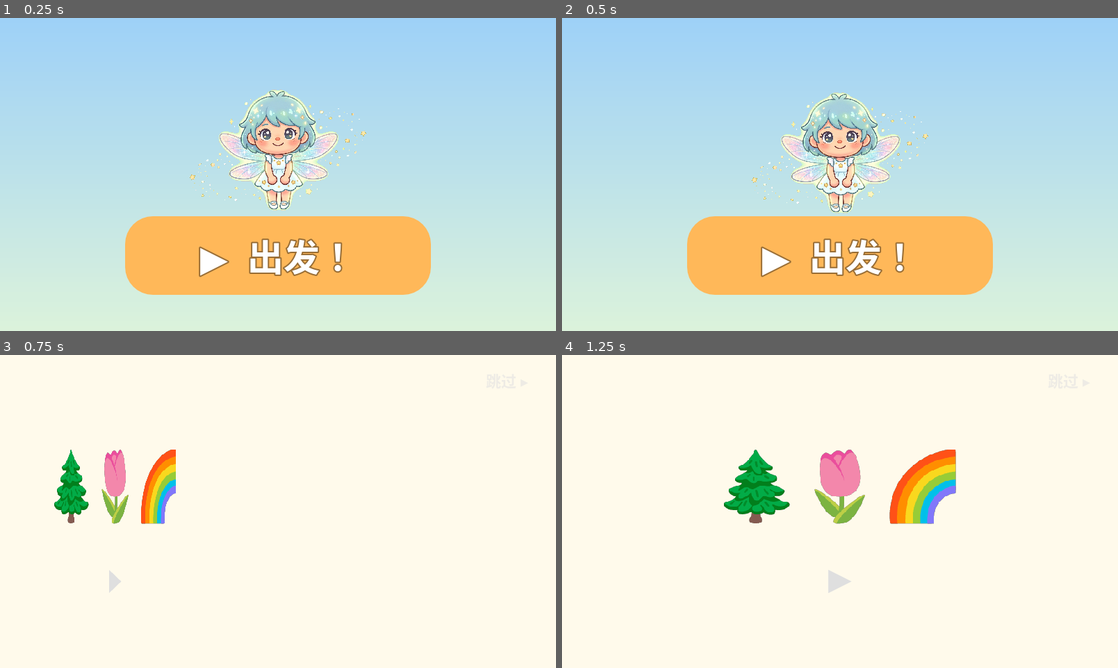
Above: before the commit, frames 1-4 (two rows, left to right).
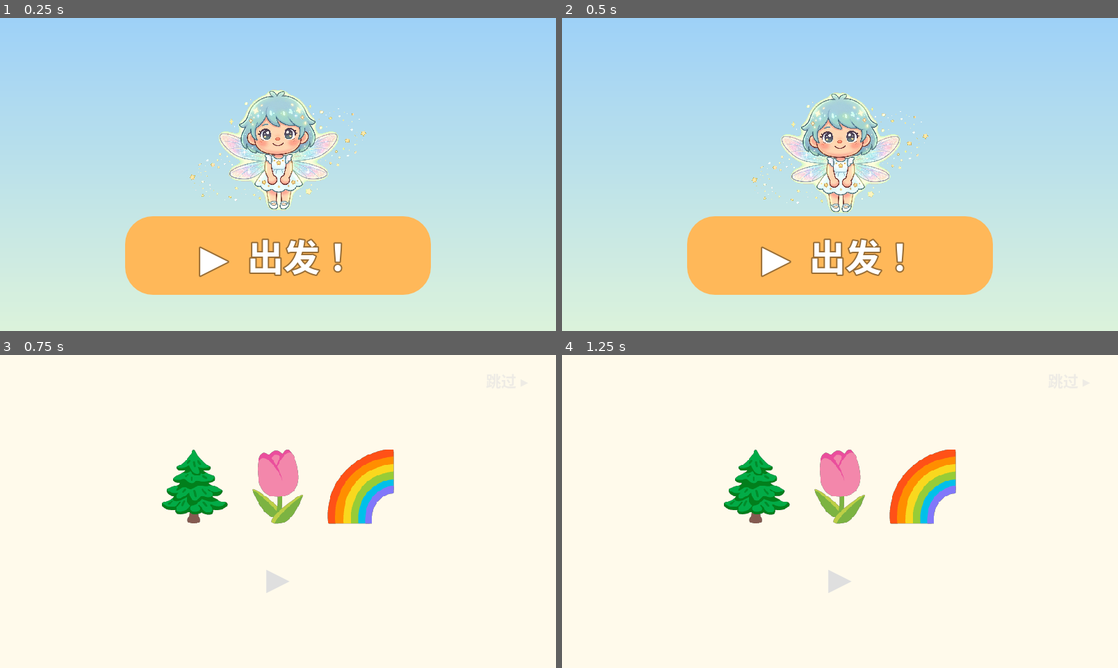
Above: after the commit, the same moments.

Repository: hoveychen/maliang
Game: Godot game, scene res://menu.tscn
The game is run twice, just before and just after one commit, with the same random seed, the same clock (stepped at 60 frames per second) and the same inputs. Sound files missing from this copy of the repository are replaced by a short silence.
Inputs:
- Up to frame 1 (0.25 s): no input
- Up to frame 2 (0.5 s): no input
- Up to frame 3 (0.75 s): click "▶ 出发！" at 0.5 s
- Up to frame 4 (1.25 s): no input

Frames 1-2 are identical in both runs. In frame 3, 7.5% of the frame differs, in the area x 9-71%, y 30-76%; in frame 4, nothing differs.

Commit message:
feat(audio): 三场景接入 BGM+音效——menu/onboarding 垫底单段+world 三段轮换，语音链路自动 duck；按钮/翻页/选项/录音起止/听到/没听清/出场欢呼/形象揭晓/情绪气泡/点地标记全挂音效

Diff:
--- a/scripts/menu.gd
+++ b/scripts/menu.gd
@@ -6,12 +6,18 @@
 var _fairy: TextureRect
 var _t := 0.0
 var _fairy_base_y := 0.0
+var game_audio: GameAudio
+var _leaving := false
 
 func _ready() -> void:
 	_setup_background()
 	_setup_fairy()
 	_setup_title()
 	_setup_buttons()
+	game_audio = GameAudio.new()
+	game_audio.name = "GameAudio"
+	add_child(game_audio)
+	game_audio.start_bgm([GameAudio.BGM_STEPS[0]]) # 菜单只垫最安静的第一段
 
 func _setup_background() -> void:
 	# 柔和天空渐变（与世界的天空色一脉相承）
@@ -105,7 +111,16 @@
 		_fairy.offset_bottom = _fairy_base_y + 178.0 + off
 
 func _on_start() -> void:
-	get_tree().change_scene_to_file("res://onboarding.tscn")
+	_go_to("res://onboarding.tscn")
 
 func _on_continue() -> void:
-	get_tree().change_scene_to_file("res://main.tscn")
+	_go_to("res://main.tscn")
+
+## 点按音效放完再切场景（本节点一切走音就断了）
+func _go_to(scene_path: String) -> void:
+	if _leaving:
+		return
+	_leaving = true
+	game_audio.play_sfx("click")
+	await get_tree().create_timer(0.15).timeout
+	get_tree().change_scene_to_file(scene_path)
--- a/scripts/onboarding.gd
+++ b/scripts/onboarding.gd
@@ -44,6 +44,7 @@
 var _page: Control = null          ## 当前页容器（翻页时旧页被收走）
 var _book: PanelContainer
 var _voice: AudioStreamPlayer
+var game_audio: GameAudio
 var _flipping := false
 var _story_auto_t := 0.0           ## story 页自动翻页倒计时（旁白结束后）
 
@@ -73,6 +74,10 @@
 	_setup_book()
 	_voice = AudioStreamPlayer.new()
 	add_child(_voice)
+	game_audio = GameAudio.new()
+	game_audio.name = "GameAudio"
+	add_child(game_audio)
+	game_audio.start_bgm([GameAudio.BGM_STEPS[0]]) # 旁白为主，音乐只垫底
 	api = Api.new()
 	api.name = "Api"
 	add_child(api)
@@ -139,7 +144,9 @@
 	skip.offset_left = -140.0
 	skip.offset_top = 16.0
 	skip.offset_bottom = 56.0
-	skip.pressed.connect(_finish)
+	skip.pressed.connect(func() -> void:
+		game_audio.play_sfx("click")
+		_finish())
 	add_child(skip)
 
 # ── 翻页与页面渲染 ─────────────────────────────────────────────────────────
@@ -156,6 +163,7 @@
 ## 书页翻转：旧页横向压扁（绕左脊）→ 新页展开。
 func _flip_to(next_page: Control) -> void:
 	_flipping = true
+	game_audio.play_sfx("page")
 	var old := _page
 	_page = next_page
 	if old != null:
@@ -240,6 +248,7 @@
 	if _flipping:
 		return
 	answers[String(p["field"])] = String(opt["value"])
+	game_audio.play_sfx("select")
 	_play(String(opt.get("voice", "")))
 	# 选中反馈：弹一下再翻页
 	btn.pivot_offset = btn.size * 0.5
@@ -300,6 +309,7 @@
 	if _intro_recording:
 		return
 	_voice.stop() # 别和旁白抢
+	game_audio.play_sfx("mic_on")
 	_intro_recording = true
 	_intro_pcm = PackedByteArray()
 	_intro_status.text = "🔴"
@@ -312,6 +322,7 @@
 	if not _intro_recording:
 		return
 	_intro_recording = false
+	game_audio.play_sfx("mic_off")
 	_drain_intro()
 	mic.stop()
 	_intro_status.text = "⏳"
@@ -368,11 +379,13 @@
 		_next_page()
 		return
 	_intro_status.text = "🎤"
+	game_audio.play_sfx("oops")
 	_play("ob_intro_retry")
 
 func _on_intro_confirm(yes: bool) -> void:
 	_intro_confirm.visible = false
 	if yes:
+		game_audio.play_sfx("confirm")
 		answers["name"] = String(_pending.get("name", ""))
 		answers["nickname"] = String(_pending.get("nickname", "小朋友"))
 		answers["intro"] = String(_pending.get("transcript", ""))
@@ -471,11 +484,13 @@
 	_gen_status.text = "✨"
 	_gen_img.texture = _prefetch_tex
 	_gen_img.visible = true
+	game_audio.play_sfx("reveal")
 	_play("ob_confirm")
 	_gen_confirm.visible = true
 
 func _on_gen_confirm(yes: bool) -> void:
 	if yes:
+		game_audio.play_sfx("confirm")
 		answers["sprite_asset"] = _prefetch_hash
 		_next_page()
 		return
@@ -493,6 +508,8 @@
 		_start_avatar_prefetch() # 答案已齐：说话确认的同时后台生形象（生图 ~1min 重叠掉）
 
 func _process(delta: float) -> void:
+	# 旁白/录音时压低 BGM，让位给人声
+	game_audio.set_ducked(_voice.playing or _intro_recording)
 	if _intro_recording:
 		_drain_intro() # 录音时持续排空采集缓冲（端侧喂插件/服务端攒整段）
 	if _story_auto_t > 0.0 and not _flipping:
--- a/scripts/world.gd
+++ b/scripts/world.gd
@@ -84,6 +84,7 @@
 var _executors: Array = []        ## 活跃的 BehaviorExecutor
 var _fairy_drift_t := 0.0         ## 小仙子漂移/浮动相位
 var fairy_voice: FairyVoice       ## 预制台词播放器（构建期 TTS，运行期零调用）
+var game_audio: GameAudio         ## BGM + 音效（语音/思考时自动 duck）
 var _fairy_bubble: Label3D        ## 小仙子说话时的 ♪ 气泡
 var _fairy_greeted := false       ## 每次启动只问候一次
 var _fairy_chat_t := 3.0          ## 下一次闲聊倒计时（首次 ~3s 内问候）
@@ -151,6 +152,10 @@
 	add_child(_mic)
 	_tts_player = AudioStreamPlayer.new()
 	add_child(_tts_player)
+	game_audio = GameAudio.new()
+	game_audio.name = "GameAudio"
+	add_child(game_audio)
+	game_audio.start_bgm() # 三段渐进 loop 轮换
 
 func _setup_environment() -> void:
 	var light := DirectionalLight3D.new()
@@ -531,6 +536,9 @@
 	_check_approach()
 	_update_fairy(delta)
 	_step_voice(delta)
+	# 语音链路占用时压低 BGM，给人声让路（与开放麦闭麦判定同一组信号）
+	game_audio.set_ducked(_recording or thinking_label.visible or _tts_player.playing \
+			or (fairy_voice != null and fairy_voice.is_playing()))
 	# 视角缓动（跟随 ↔ lock 的 pitch/dist 过渡）
 	var t := minf(1.0, CAM_EASE * delta)
 	_cur_pitch = lerpf(_cur_pitch, _target_pitch, t)
@@ -814,6 +822,7 @@
 	_tap_marker_logical = logical
 	_tap_marker_t = TAP_MARKER_LIFE
 	_tap_marker.visible = true
+	game_audio.play_sfx("pluck")
 
 func _update_tap_marker(delta: float) -> void:
 	if _tap_marker == null or not _tap_marker.visible:
@@ -907,6 +916,7 @@
 
 func _enter_interaction(npc: PaperCharacter) -> void:
 	selected = npc
+	game_audio.play_sfx("enter")
 	# lock：相机平滑切到更低角(3/4)+拉近，聚焦跟随该角色
 	_locked = npc
 	_target_pitch = LOCK_PITCH_DEG
@@ -920,6 +930,7 @@
 	_unmute_t = 0.0
 
 func _exit_interaction() -> void:
+	game_audio.play_sfx("exit")
 	if _recording:
 		_utterance_cancel() # 说到一半退出：静默丢弃，不留半开会话
 	_mic.stop()
@@ -964,6 +975,7 @@
 	if _think_timer != null:
 		_think_timer.stop()
 	thinking_label.visible = false
+	game_audio.play_sfx("oops")
 	push_warning("voice/gen failed: %s" % reason)
 	if selected != null:
 		banner.text = "我没听清呀，再说一次好不好？"
@@ -1065,6 +1077,7 @@
 	var anchor: Vector2 = fairy["logical"] if not fairy.is_empty() else focus_logical
 	var spawn_at: Vector2 = anchor + Vector2(6.0, 4.0)
 	await _spawn_server_character(character, spawn_at)
+	game_audio.play_sfx("fanfare")
 	banner.text = "%s 来啦！" % String(character.get("name", "新朋友"))
 	banner.visible = true
 
@@ -1146,6 +1159,7 @@
 	if selected == null or _recording:
 		return
 	_recording = true
+	game_audio.play_sfx("mic_on")
 	_pending_pcm = head.duplicate()
 	_chunk_accum = 0.0
 	# 路由定格：端侧模型就绪 → 本地识别（分片不上传，只送最终文本）；否则服务端流式。
@@ -1161,6 +1175,7 @@
 	if not _recording:
 		return
 	_recording = false
+	game_audio.play_sfx("mic_off")
 	thinking_label.visible = true
 	banner.visible = false
 	_flush_pending_chunk()
@@ -1196,8 +1211,10 @@
 	var transcript := String(data.get("transcript", ""))
 	if transcript.is_empty():
 		heard_label.text = "👂 没听清，再说一次试试"
+		game_audio.play_sfx("oops")
 	else:
 		heard_label.text = "👂 听到：%s" % transcript
+		game_audio.play_sfx("bell")
 	heard_label.visible = true
 	banner.text = String(data.get("replyText", ""))
 	banner.visible = true
@@ -1284,6 +1301,7 @@
 
 ## 情绪气泡：大 emoji（3 岁不识字友好）+ 弹出过冲动画，数秒后淡出。
 func _show_emotion(emotion: String) -> void:
+	game_audio.play_sfx("pop")
 	var glyphs := { "happy": "😊", "think": "🤔", "wave": "👋", "sad": "🥺" }
 	emotion_bubble.text = glyphs.get(emotion, "🎵")
 	emotion_bubble.visible = true
